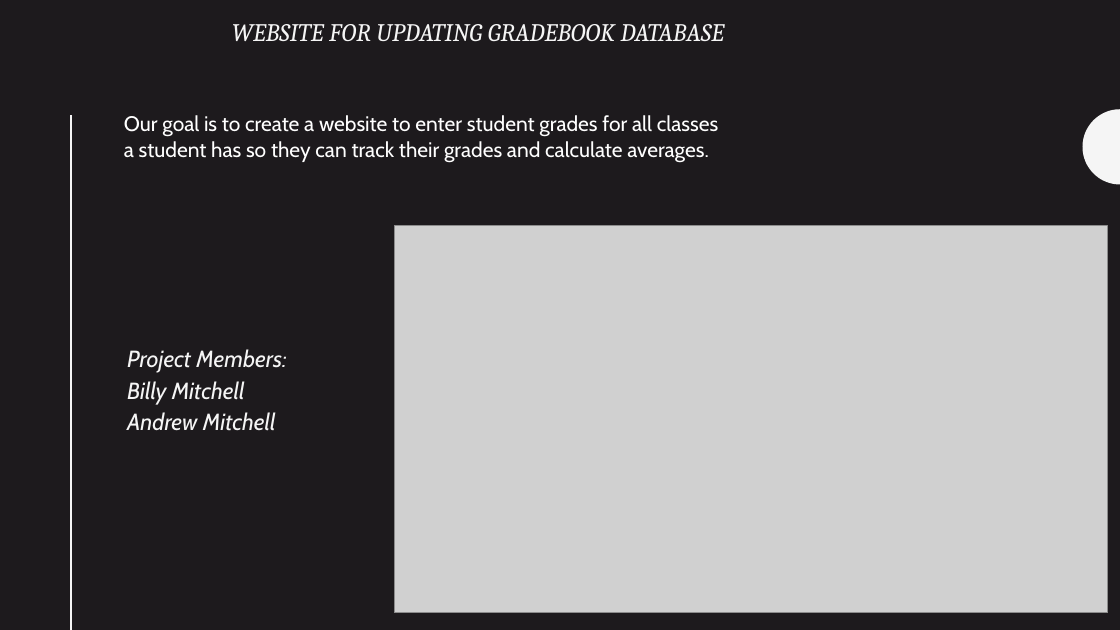
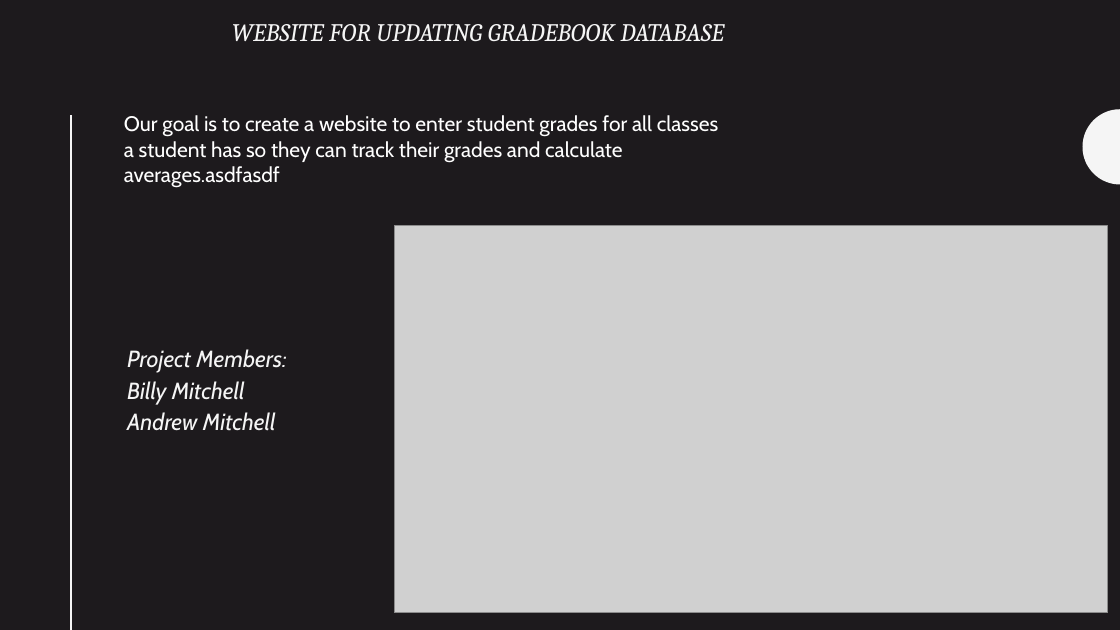
Before and after one commit to ksu-is/Front-end-project, a slide deck: slide 1 of PP.pptx. Drawn at 1120x630 pixels with LibreOffice and Linux fonts; fonts in the diff are those of the drawing; grey boxes stand for pictures. Boxes give left, top, right and bottom in pixels: in the first picture for what was removed or moved away, otherwise in the second. Text is boxed around its words. In the diff, an @@ line names an element or a change of style, - is before the commit and + after.

```diff
--- a/PP.pptx
+++ b/PP.pptx
@@ text at [124, 115, 718, 188]: text changed @@
-Our goal is to create a website to enter student grades for all classes a student has so they can track their grades and calculate averages.
+Our goal is to create a website to enter student grades for all classes a student has so they can track their grades and calculate averages.asdfasdf
```
